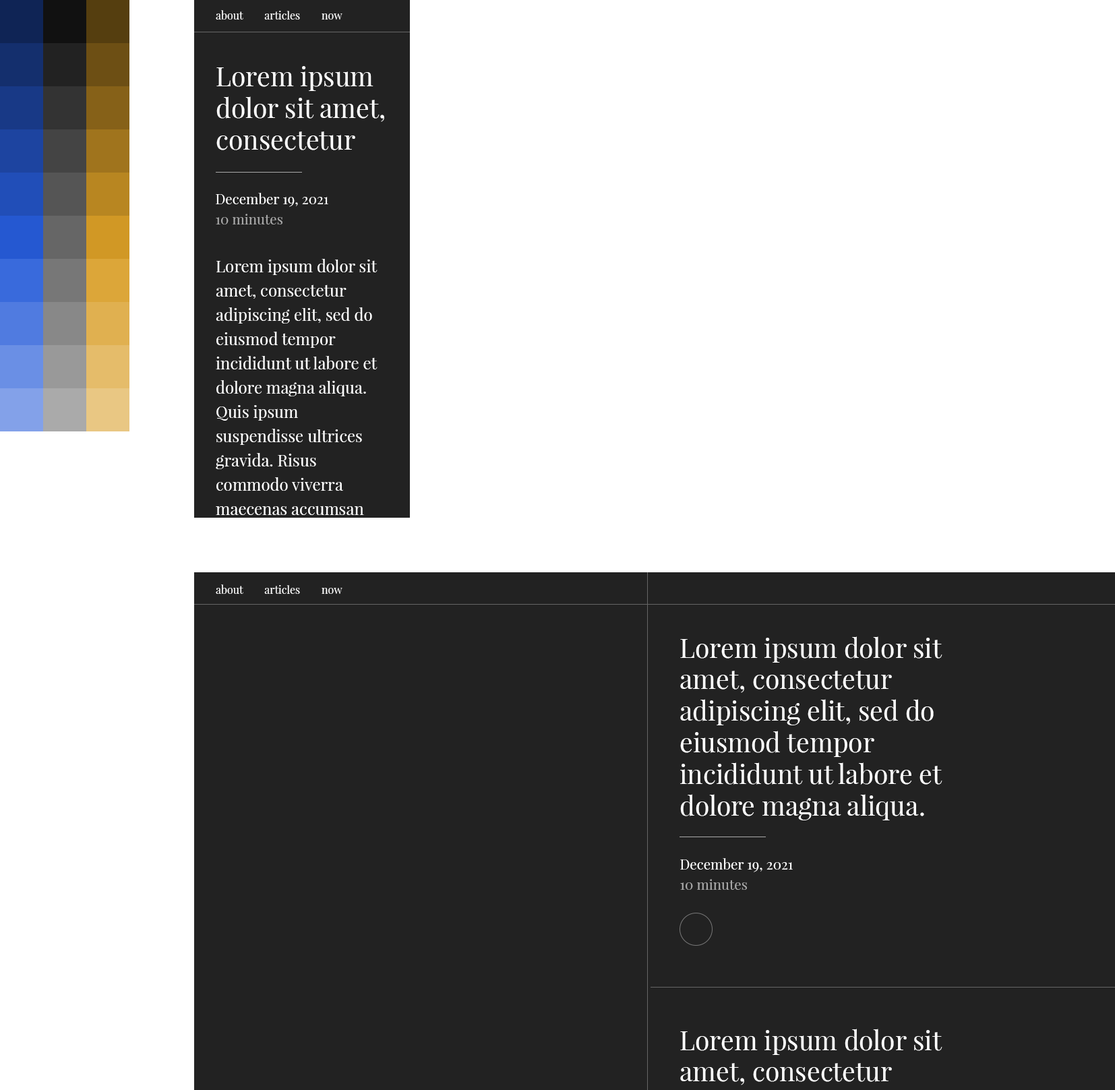
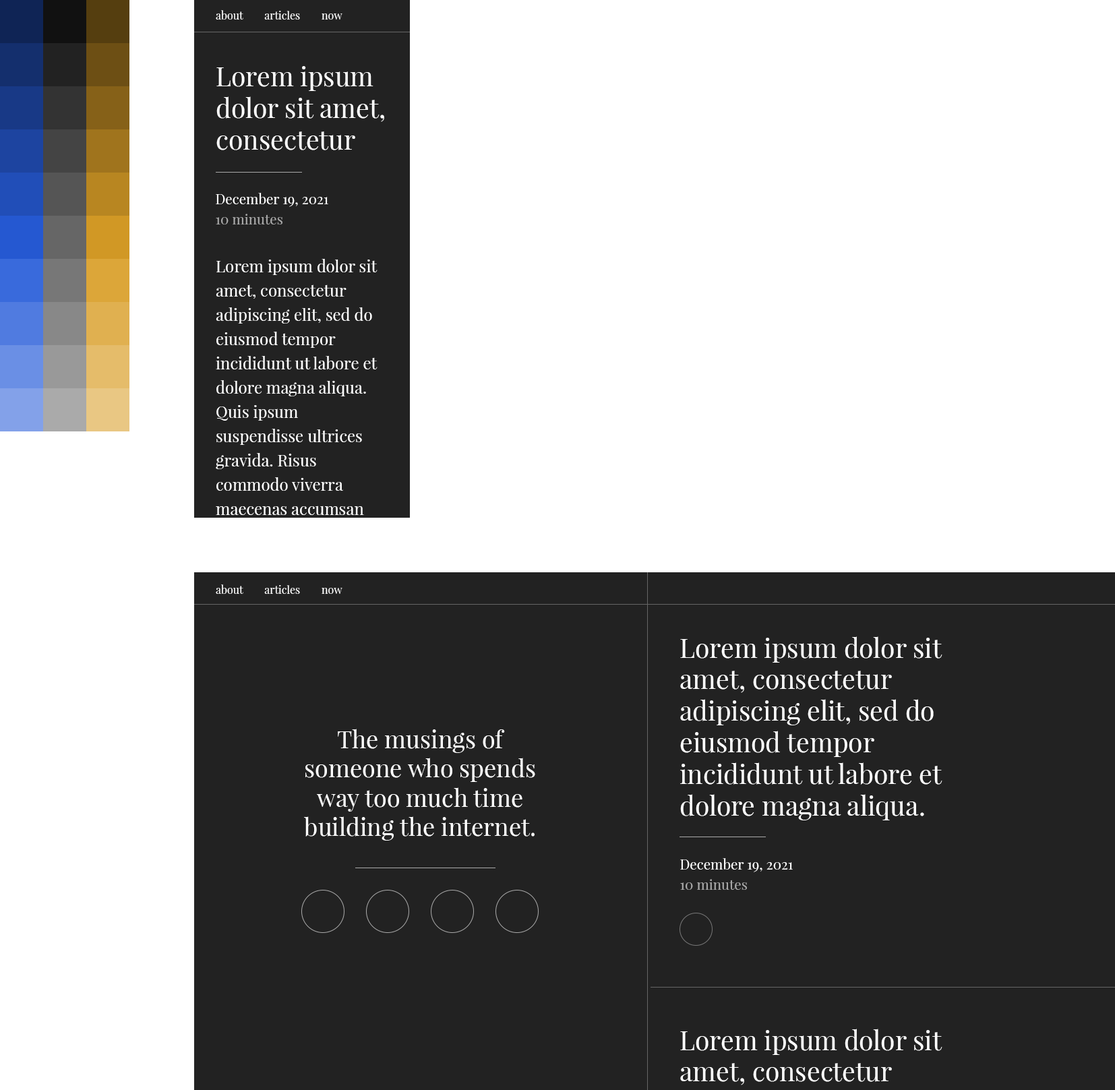
The second 1115x1090 image is a revision of the first. Changes to its layers:
added group "about" with 6 layers in group "home" over left=301, top=728, right=539, bottom=934
added layer "Ellipse 2 copy 3" in group "about" over left=495, top=889, right=539, bottom=934
added layer "Ellipse 2 copy 2" in group "about" over left=430, top=889, right=474, bottom=934
added layer "Ellipse 2 copy" in group "about" over left=366, top=889, right=410, bottom=934
added layer "Ellipse 2" in group "about" over left=301, top=889, right=345, bottom=934
added layer "Line 6" in group "about" over left=355, top=867, right=496, bottom=869
added layer "The musings of someone who spends way too much time building th" in group "about" over left=304, top=728, right=536, bottom=841
